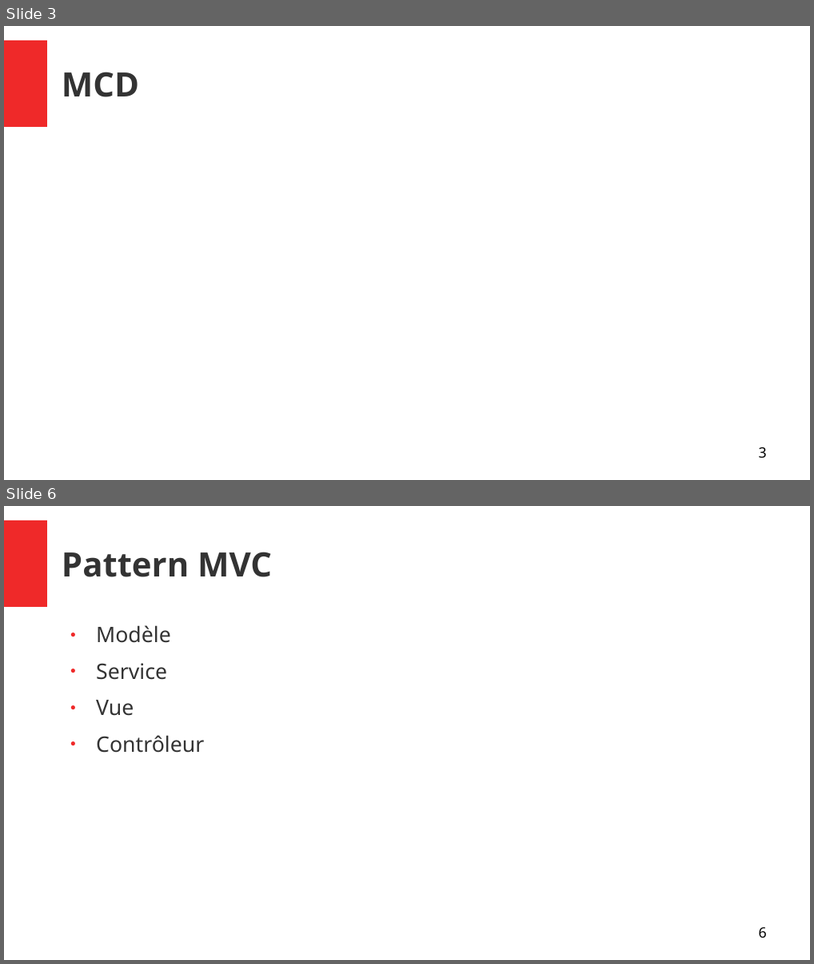
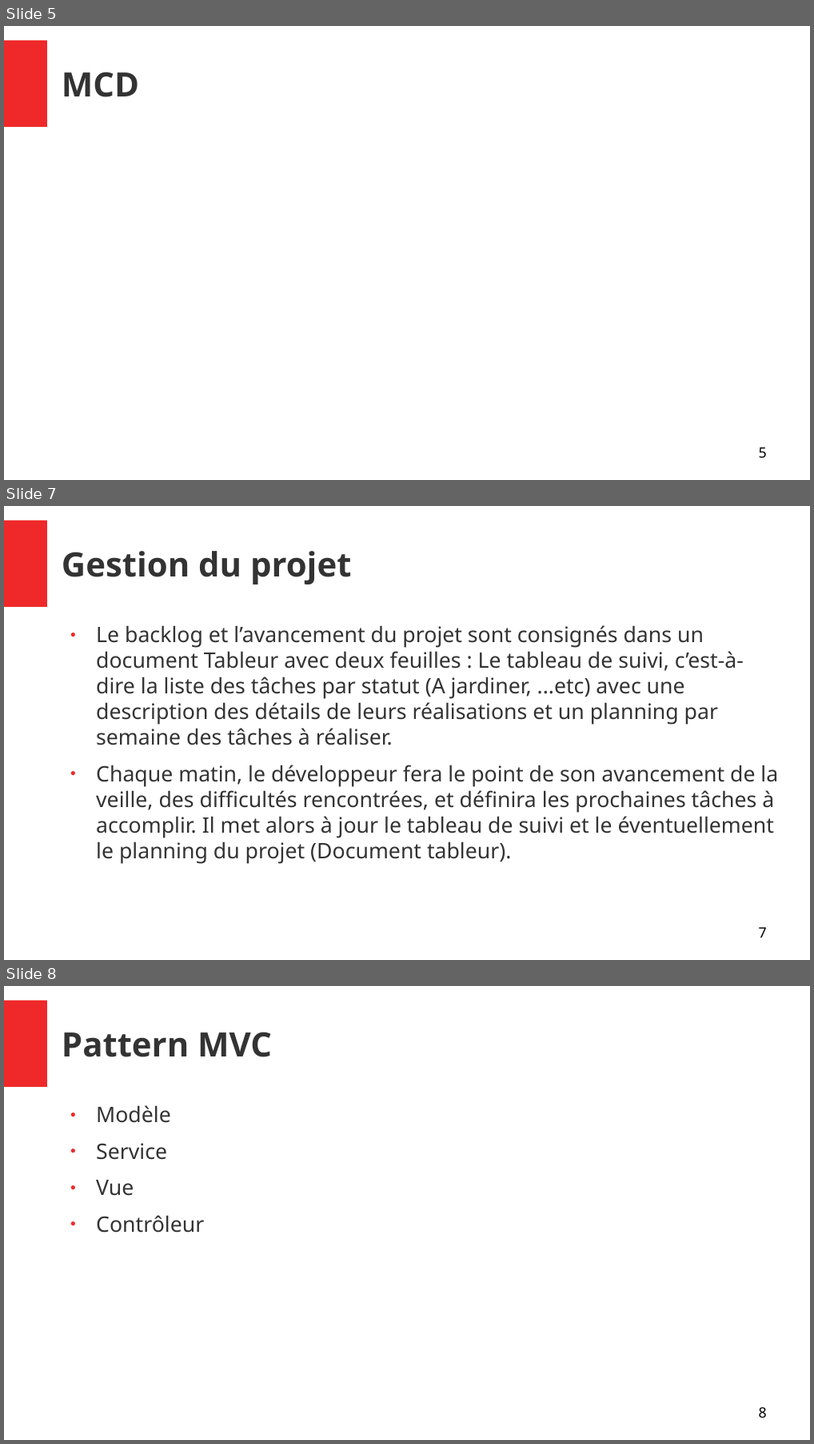
Before and after one commit to PierreGoa/ProjetTPR, a slide deck: Documentations/PresentationTPR.odp. Shown one above the other, each under a label of ours: slides 3 and 6 before the commit, slides 5, 7 and 8 after it; the slides between them are not shown. The pictures are 814x964 and 814x1444 pixels, drawn with LibreOffice and Linux fonts; fonts in the diff are those of the drawing. Boxes give left, top, right and bottom in pixels: in the first picture for what was removed or moved away, otherwise in the second. Text is boxed around its words. In the diff, an @@ line names an element or a change of style, - is before the commit and + after.

```diff
--- a/Documentations/PresentationTPR.odp
+++ b/Documentations/PresentationTPR.odp
@@ slide 7 added at <box>4,506,810,960</box>, background #FFFFFF; not listed: 1 template element that a slide beside it also shows @@
@@ title added at <box>62,551,351,584</box>, 33 pt, text #333333, bold @@
+Gestion du projet
@@ text added at <box>96,625,778,864</box>, 21 pt, text #333333 @@
+● Le backlog et l’avancement du projet sont consignés dans un document Tableur avec deux feuilles : Le tableau de suivi, c’est-à-dire la liste des tâches par statut (A jardiner, ...etc) avec une description des détails de leurs réalisations et un planning par semaine des tâches à réaliser.
+● Chaque matin, le développeur fera le point de son avancement de la veille, des difficultés rencontrées, et définira les prochaines tâches à accomplir. Il met alors à jour le tableau de suivi et le éventuellement le planning du projet (Document tableur).
@@ page number added at <box>759,927,767,937</box>, 14 pt, text #000000 @@
+7
@@ what was slide 3 is now slide 5 @@
@@ page number at <box>759,447,767,457</box>: text changed @@
-3
+5
@@ what was slide 6 is now slide 8 @@
@@ page number at <box>759,1407,767,1417</box>: text changed @@
-6
+8
```
Also in this commit, not shown: 2 slides changed, 2 other slides added, 1 slide removed.
